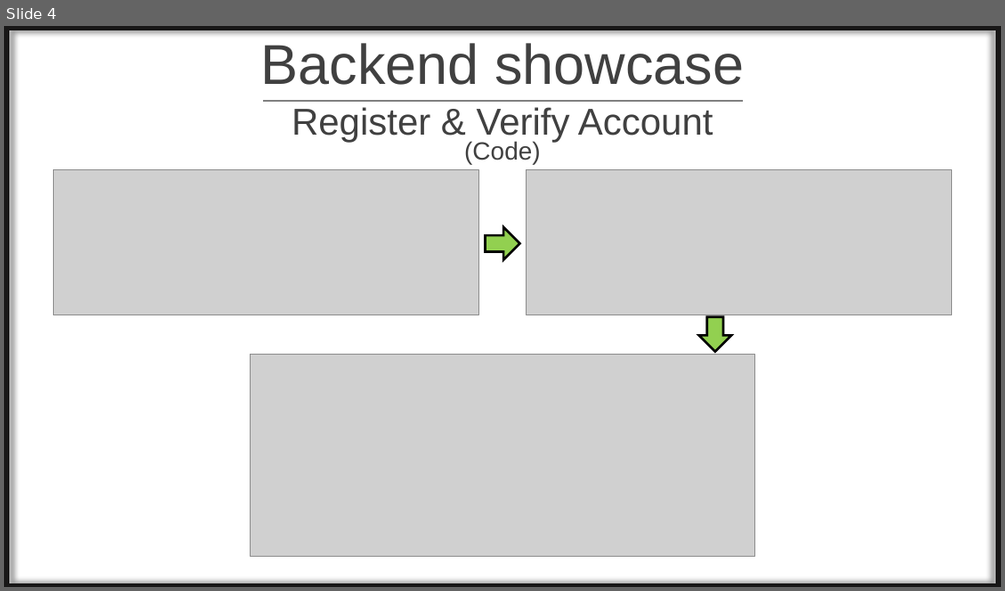
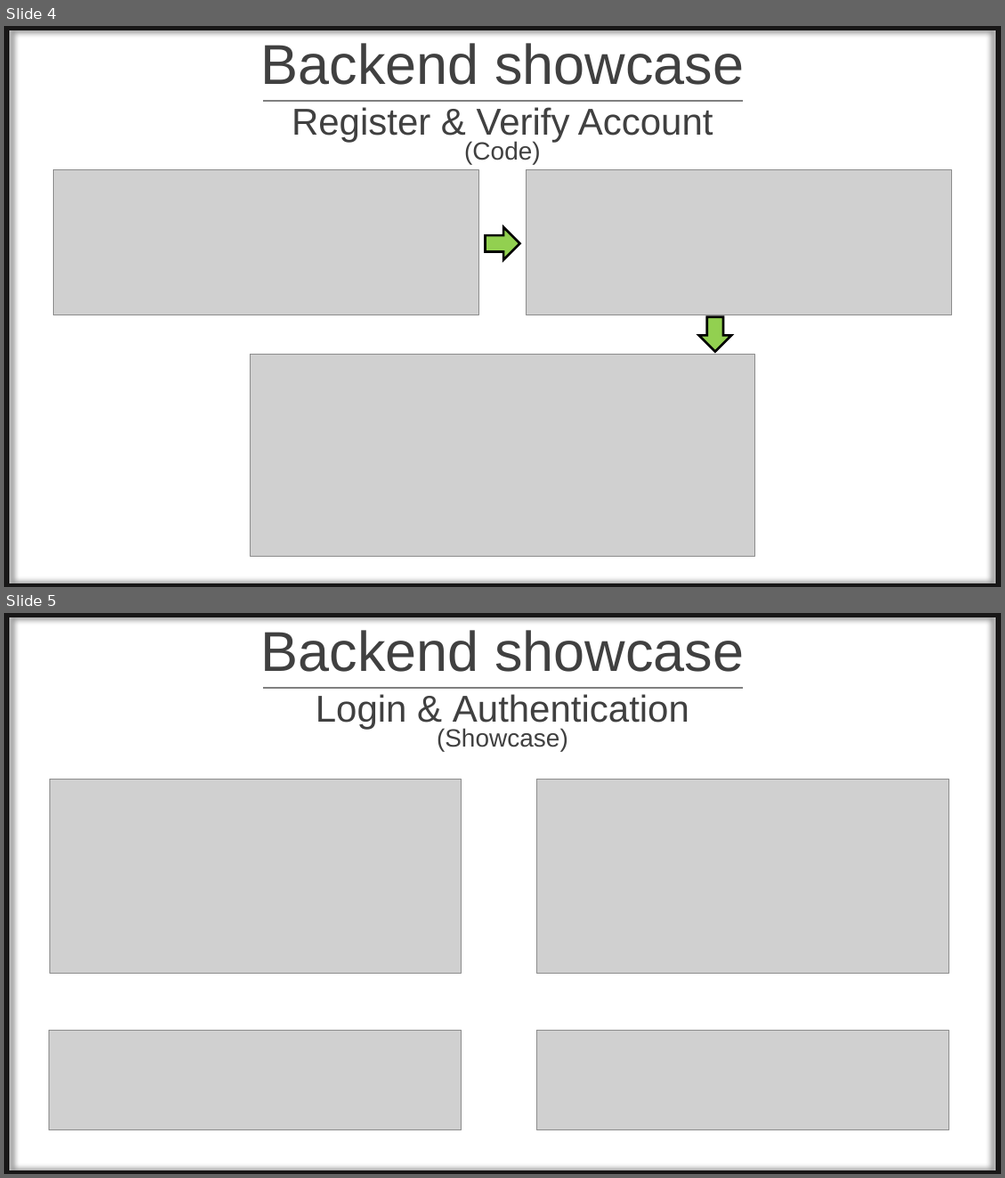
Before and after one commit to tamasrobert/NasaPC, a slide deck: Documentations/NasaPC_WebShopProject.pptx. Shown one above the other, each under a label of ours: slide 4 before the commit, slides 4 and 5 after it. The pictures are 1005x591 and 1005x1178 pixels, drawn with LibreOffice and Linux fonts; fonts in the diff are those of the drawing; grey boxes stand for pictures; background and template pictures are left out. Boxes give left, top, right and bottom in pixels: in the first picture for what was removed or moved away, otherwise in the second. Text is boxed around its words. In the diff, an @@ line names an element or a change of style, - is before the commit and + after.

```diff
--- a/Documentations/NasaPC_WebShopProject.pptx
+++ b/Documentations/NasaPC_WebShopProject.pptx
@@ slide 5 added at (4, 613, 1001, 1174), background #FFFFFF; not listed: 1 template element that a slide beside it also shows @@
@@ title added at (261, 630, 744, 672), 54 pt, text #404040 @@
+Backend showcase
@@ line added from (263, 688) to (743, 688), #808080 2 pt @@
@@ subtitle added at (316, 694, 689, 729), 36 pt, text #404040 @@
+Login & Authentication
@@ text added at (437, 728, 568, 751), 24 pt, text #404040 @@
+(Showcase)
@@ picture added at (49, 779, 461, 973) @@
@@ picture added at (536, 779, 948, 973) @@
@@ picture added at (48, 1030, 461, 1130) @@
@@ picture added at (536, 1030, 948, 1130) @@
```
Also in this commit, not shown: 2 other files.
